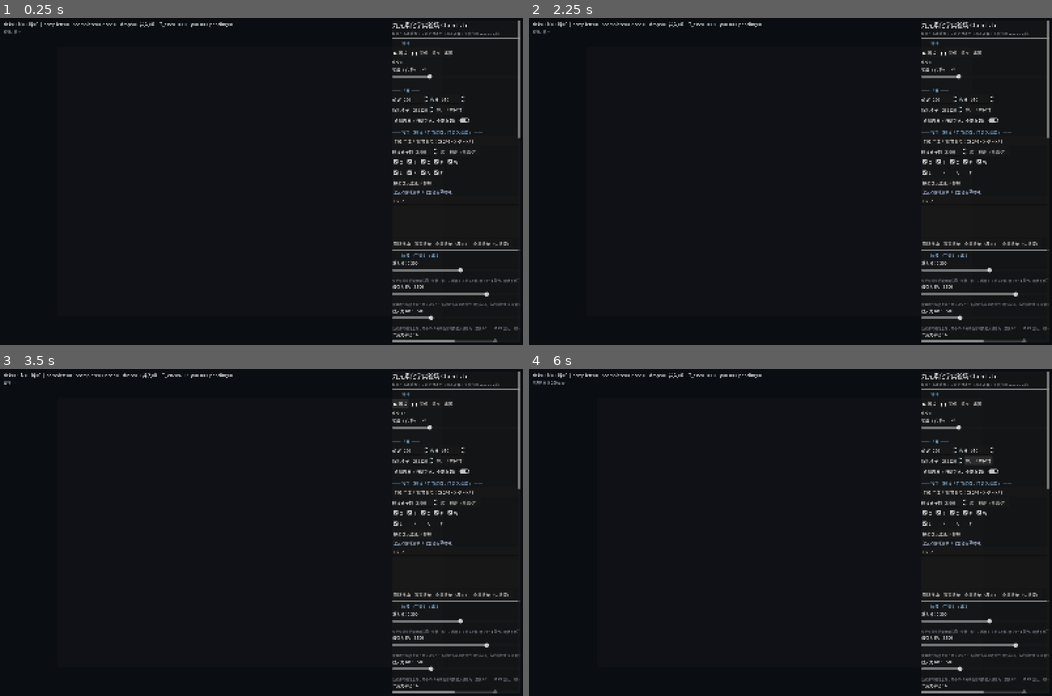
Above: before the commit, frames 1-4 (two rows, left to right).
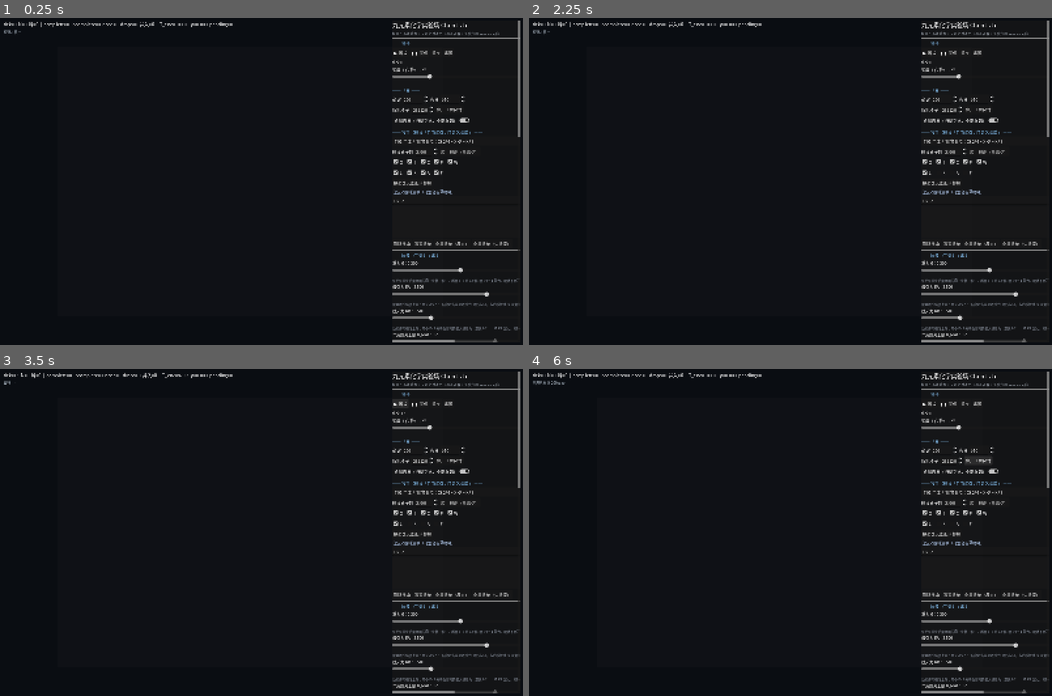
Above: after the commit, the same moments.

Repository: fpg9999/alchemy
Game: Godot game, scene res://main.tscn
Same seed, same stepped clock (60 frames per second), same inputs: the game is played once before the commit and once after it.
Inputs:
- Up to frame 1 (0.25 s): no input
- Up to frame 2 (2.25 s): click "K" at 0.5 s; click "A" at 1.25 s; click "F" at 2 s
- Up to frame 3 (3.5 s): click "▶ 播放" at 2.75 s
- Up to frame 4 (6 s): click "❚❚ 暂停" at 3.5 s; click "单步" at 4.25 s; click "重置" at 5 s; click "应用世界尺寸" at 5.75 s

The runs differ from the first frame. In frame 1, less than 0.1% of the frame differs, in the area x 76-100%, y 36-98%; in frame 2, less than 0.1%; in frame 3, less than 0.1%; in frame 4, less than 0.1%.

Commit message:
ChemLab: 线性作用半径（R_att=Q, R_rep=0.7Q, 上限 R_MAX）+ 空间哈希加速——400 分子 22.4ms/拍（原 30.9），零重力 11.5ms；文档/预览同步

Diff:
--- a/godot/chem_lab/scripts/main.gd
+++ b/godot/chem_lab/scripts/main.gd
@@ -47,6 +47,7 @@
 var _shot_mode := false
 var _selftest := false
 var _selftest_ticks := 0
+var _st_t0 := 0
 var _panel_node: PanelContainer
 var panel_scroll: ScrollContainer
 var panel: PanelContainer
@@ -239,8 +240,8 @@
 		"聚素吸引强度上限：两个 A=3 分子贴邻时的最大吸引力（默认 2.5，与内核短键 κ0 同量级）。")
 	_slider(v, "KR", "排斥力 KR", 0, 3.0, 0.05, sim.p["KR"], func(x): pass,
 		"动素排斥强度上限：两个 D=3 分子贴邻时的最大排斥力（默认 0.5）。KA:KR 越大，同种越容易聚。")
-	_slider(v, "force_r", "作用力半径", 1, 12, 1, sim.p["force_r"], func(x): pass,
-		"合力扫描半径的下限（格）；实际半径 = max(该值, 分子自身 ratt/rrep)。稀疏气体里半径太小会'谁都不理谁'，默认 6。")
+	_slider(v, "r_cap", "作用距离上限 R_MAX", 2, 24, 1, sim.p["r_cap"], func(x): sim.recompute_radii(),
+		"散素点数 Q → 吸引半径 = Q 格（至少 1）、排斥半径 ≈ 0.7Q，二者都封顶本值。默认 12：Q≥12 的分子作用到 12 格，普通小分子只有 1~4 格。改它会重算所有分子半径并重建空间哈希。")
 	_slider(v, "force_scale", "力→位移系数", 0, 4.0, 0.05, sim.p["force_scale"], func(x): pass,
 		"每拍位移累加 = |合力| × 该系数 × 物态迁移率。默认 1.0：|F|≈2 时约 1~2 格/拍，与重力（0.3~0.9 格/拍）同量级；调大更活跃，调小更黏滞。")
 	_slider(v, "lock_w", "粘附锁阈值", 0, 4.0, 0.05, sim.p["lock_w"], func(x): pass,
@@ -598,7 +599,8 @@
 			guard += 1
 			_do_tick(1)
 			acc -= 1.0
-	_refresh_image()
+	if not _selftest:
+		_refresh_image()
 	_update_hud()
 	_frames += 1
 	if _selftest and _frames == 20:
@@ -616,6 +618,11 @@
 			if arg.begins_with("--force-scale="):
 				sim.p["force_scale"] = float(arg.split("=")[1])
 				_status("自检：force_scale=%s" % str(sim.p["force_scale"]))
+			elif arg.begins_with("--r-cap="):
+				sim.p["r_cap"] = float(arg.split("=")[1])
+				sim.recompute_radii()
+				_status("自检：r_cap=%s（已重算半径与哈希）" % str(sim.p["r_cap"]))
+		_st_t0 = Time.get_ticks_msec()
 	if _selftest and _frames > 20 and _selftest_ticks < 240:
 		_do_tick(2)
 		_selftest_ticks += 2
@@ -653,6 +660,13 @@
 				str(sim.p["lock_r"]), str(sim.p.get("lock_rigid_fall", true))])
 			print("[selftest] hard_walls=%s oob_cells=%d max_row=%d H=%d (max_row 应 <= H-1)" % [
 				str(sim.p.get("hard_walls", true)), oob, maxrow, sim.H])
+			var ms := float(Time.get_ticks_msec() - _st_t0)
+			print("[selftest] phases: g=%.0f f=%.0f l=%.0f r=%.0f ms (total)" % [
+				float(sim.stats.get("ms_g", 0.0)), float(sim.stats.get("ms_f", 0.0)),
+				float(sim.stats.get("ms_l", 0.0)), float(sim.stats.get("ms_r", 0.0))])
+			print("[selftest] perf: %.1f ms / %d ticks = %.2f ms/tick (r_cap=%d force_scale=%.2f)" % [
+				ms, _selftest_ticks, ms / float(max(1, _selftest_ticks)),
+				int(sim.p["r_cap"]), float(sim.p["force_scale"])])
 			get_tree().quit()
 			return
 	if _shot_mode and _frames >= 20 and _frames < 60:
--- a/godot/chem_lab/scripts/sim.gd
+++ b/godot/chem_lab/scripts/sim.gd
@@ -23,12 +23,14 @@
 
 var client                      # KernelClient
 var info_cache := {}            # formula -> info dict
+var _hash := {}                 # 空间哈希：Vector2i(格x,格y) -> [mol id]
+var _hash_cell := 12            # 哈希格边长（= r_cap）
 
 # 参数（全部可调）
 var p := {
 	"gravity_G": 0.30,
 	"KA": 2.5, "KR": 0.5,
-	"force_r": 6,
+	"r_cap": 12,
 	"force_scale": 1.00,
 	"lock_w": 1.0, "lock_r": 2, "lock_rigid_fall": true,
 	"heat_w": {"C": -1.0, "L": 1.0, "F": 2.0},
@@ -44,10 +46,18 @@
 }
 
 # 统计
+var m_ax := PackedInt32Array()
+var m_ay := PackedInt32Array()
+var m_A := PackedFloat32Array()
+var m_D := PackedFloat32Array()
+var m_ra := PackedInt32Array()
+var m_rr := PackedInt32Array()
+var m_alive := PackedByteArray()
 var stats := {
 	"n": 0, "species": 0,
 	"complete": 0, "incomplete": 0, "none": 0, "drops": 0, "joins": 0,
 	"pairs": 0, "T_env": 0.0, "T_hot": 0.0,
+	"ms_g": 0.0, "ms_f": 0.0, "ms_l": 0.0, "ms_r": 0.0,
 }
 var species_count := {}
 var pending_res := 0
@@ -82,8 +92,12 @@
 		var d: Dictionary = r["data"]
 		d["A"] = float(d.get("A", 0.0))
 		d["D"] = float(d.get("D", 0.0))
-		d["ratt"] = int(d.get("ratt", 1))
-		d["rrep"] = int(d.get("rrep", 1))
+		var comp: Dictionary = d.get("comp", {})
+		var q: int = 3 * int(comp.get("K", 0)) + 2 * int(comp.get("A", 0)) + int(comp.get("F", 0))
+		d["Q"] = q
+		var rr := _radius_of_q(q)
+		d["ratt"] = rr[0]
+		d["rrep"] = rr[1]
 		d["k"] = int(d.get("k", 1))
 		d["heat"] = _heat_of(d.get("comp", {}), p["heat_w"])
 		d["c"] = int(d.get("c", max(1, int(d.get("natoms", 1)) - 1)))
@@ -97,6 +111,61 @@
 	return int(round(float(w.get("C", 0.0)) * int(comp.get("C", 0)) +
 			float(w.get("L", 0.0)) * int(comp.get("L", 0)) +
 			float(w.get("F", 0.0)) * int(comp.get("F", 0))))
+
+## 散素点数 Q -> (吸引半径, 排斥半径)：R_att = Q 格（至少 1），R_rep ≈ 0.7·Q，封顶 r_cap
+func _radius_of_q(q: int) -> Array:
+	var capr: int = maxi(1, int(p["r_cap"]))
+	return [clampi(q, 1, capr), clampi(int(round(0.7 * float(q))), 1, capr)]
+
+## 修改 r_cap 后调用：重算所有类型/分子的半径，并重建空间哈希
+func recompute_radii() -> void:
+	for f in info_cache.keys():
+		var d: Dictionary = info_cache[f]
+		var rr := _radius_of_q(int(d.get("Q", 0)))
+		d["ratt"] = rr[0]
+		d["rrep"] = rr[1]
+	for id in range(mols.size()):
+		var m = mols[id]
+		if m["dead"]:
+			continue
+		var d2: Dictionary = info_cache.get(m["f"], {})
+		if not d2.is_empty():
+			m["ratt"] = int(d2["ratt"])
+			m["rrep"] = int(d2["rrep"])
+			m["Q"] = int(d2.get("Q", 0))
+			m_ra[id] = int(d2["ratt"])
+			m_rr[id] = int(d2["rrep"])
+			m_A[id] = float(m["A"])
+			m_D[id] = float(m["D"])
+	rebuild_hash()
+
+## 空间哈希：按 r_cap 大小的格子分桶（每拍重建；桶内只存锚点，避免重复）
+func rebuild_hash() -> void:
+	_hash.clear()
+	_hash_cell = maxi(2, int(p["r_cap"]))
+	for id in range(mols.size()):
+		var m = mols[id]
+		if m["dead"]:
+			continue
+		var a: Vector2i = m["anchor"]
+		var key := Vector2i(floori(float(a.x) / _hash_cell), floori(float(a.y) / _hash_cell))
+		if _hash.has(key):
+			_hash[key].append(id)
+		else:
+			_hash[key] = [id]
+
+## 取 3x3 哈希桶内的候选分子（哈希格 = r_cap，故可覆盖任意 ≤ r_cap 的作用半径）
+func hash_candidates(id: int) -> Array:
+	var out: Array = []
+	var a: Vector2i = mols[id]["anchor"]
+	var kr := floori(float(a.x) / _hash_cell)
+	var kc := floori(float(a.y) / _hash_cell)
+	for dr in range(-1, 2):
+		for dc in range(-1, 2):
+			var key := Vector2i(kr + dr, kc + dc)
+			if _hash.has(key):
+				out.append_array(_hash[key])
+	return out
 
 ## 修改热值权重后调用：刷新类型缓存与所有分子的 heat（负热值允许）
 func recompute_heat() -> void:
@@ -192,7 +261,7 @@
 		"state": float(d["attrs"].get("state", 1.0)),
 		"temp": float(d["attrs"].get("temperature", 1.0)),
 		"A": float(d.get("A", 0.0)), "D": float(d.get("D", 0.0)),
-		"ratt": int(d.get("ratt", 1)), "rrep": int(d.get("rrep", 1)),
+		"ratt": int(d.get("ratt", 1)), "rrep": int(d.get("rrep", 1)), "Q": int(d.get("Q", 0)),
 		"heat": int(d.get("heat", 0)), "c": int(d.get("c", 1)),
 		"natoms": int(d.get("natoms", 1)),
 		"gacc": 0.0, "facc": 0.0, "dead": false, "locks": [],
@@ -202,6 +271,13 @@
 		m["cells"].append(c)
 		grid[_idx(c)] = next_id
 	mols.append(m)
+	m_ax.append(anchor.x)
+	m_ay.append(anchor.y)
+	m_A.append(float(m["A"]))
+	m_D.append(float(m["D"]))
+	m_ra.append(int(m["ratt"]))
+	m_rr.append(int(m["rrep"]))
+	m_alive.append(1)
 	next_id += 1
 	_count_species(f, 1)
 	stats["n"] = _alive_count()
@@ -227,6 +303,7 @@
 	if m["dead"]:
 		return
 	m["dead"] = true
+	m_alive[id] = 0
 	for c in m["cells"]:
 		grid[_idx(c)] = -1
 	_count_species(m["f"], -1)
@@ -298,29 +375,33 @@
 	return 0.0
 
 func force_on(id: int) -> Vector2:
-	var m = mols[id]
-	var a: Vector2i = m["anchor"]
-	var f := Vector2.ZERO
+	var ax := m_ax[id]
+	var ay := m_ay[id]
+	var A := m_A[id]
+	var ra: int = maxi(1, m_ra[id])
 	var KA := float(p["KA"])
 	var KR := float(p["KR"])
-	var fr := int(p["force_r"])
-	for oid in neighbors_of(id, fr):
-		var o = mols[oid]
-		var b: Vector2i = o["anchor"]
-		var d: int = _cheb(a, b)
-		# 作用半径：取「力半径」与分子自身半径（散素点数换算）的较大者，
-		# 这样稀疏气体里的远邻也能互相作用，而强度仍由 A / D 决定。
-		var ratt: int = maxi(fr, int(m["ratt"]))
-		var rrep: int = maxi(fr, int(o["rrep"]))
-		var att := KA * float(m["A"]) * decay(d, ratt)
-		var rep := KR * float(o["D"]) * decay(d, rrep)
-		var w := att - rep
+	var f := Vector2.ZERO
+	for oid in hash_candidates(id):
+		if oid == id or m_alive[oid] == 0:
+			continue
+		var dx: int = m_ax[oid] - ax
+		var dy: int = m_ay[oid] - ay
+		var d: int = maxi(absi(dx), absi(dy))
+		if d <= 0:
+			continue
+		var rr: int = maxi(1, m_rr[oid])
+		if d > maxi(ra, rr):
+			continue
+		var w: float = KA * A * decay(d, ra) - KR * m_D[oid] * decay(d, rr)
 		if abs(w) < 0.001:
 			continue
-		var dir := Vector2(b.x - a.x, b.y - a.y)
-		if dir.length_squared() < 0.0001:
-			dir = Vector2(0.1, 0.1)
-		f += dir.normalized() * w
+		var len2: float = float(dx * dx + dy * dy)
+		if len2 < 0.0001:
+			f += Vector2(0.1, 0.1) * w
+		else:
+			var inv: float = 1.0 / sqrt(len2)
+			f += Vector2(dx * inv, dy * inv) * w
 	return f
 
 func mobility(m) -> float:
@@ -381,6 +462,8 @@
 			nc.append(t)
 			grid[_idx(t)] = int(id)
 		m["cells"] = nc
+		m_ax[int(id)] = m["anchor"].x
+		m_ay[int(id)] = m["anchor"].y
 	stats["moves"] = int(stats.get("moves", 0)) + ids.size()
 	return true
 
@@ -429,6 +512,8 @@
 		ncells.append(c)
 	m["anchor"] = na
 	m["cells"] = ncells
+	m_ax[id] = na.x
+	m_ay[id] = na.y
 	stats["moves"] = int(stats.get("moves", 0)) + 1
 	return true
 
@@ -459,6 +544,7 @@
 
 func step() -> void:
 	tick += 1
+	var _t0 := Time.get_ticks_usec()
 	stats["T_env"] = schedule_T(float(tick))
 	# 1) 重力：整格下移（锁团作为刚体整体下落，避免被锁在悬空处）
 	var G := float(p["gravity_G"])
@@ -473,7 +559,7 @@
 		while float(mols[id]["gacc"]) >= 1.0 and guard < 4:
 			guard += 1
 			var ok := false
-			if bool(p.get("lock_rigid_fall", true)):
+			if bool(p.get("lock_rigid_fall", true)) and not mols[id]["locks"].is_empty():
 				var comp := lock_component(id)
 				if comp.size() > 1:
 					ok = try_move_group(comp, Vector2i(1, 0))
@@ -493,6 +579,9 @@
 					mols[id]["gacc"] = float(mols[id]["gacc"]) - 1.0
 			if not ok:
 				break
+	rebuild_hash()
+	stats["ms_g"] = float(stats.get("ms_g", 0.0)) + float(Time.get_ticks_usec() - _t0) / 1000.0
+	var _t1 := Time.get_ticks_usec()
 	# 2) 三素力驱动
 	_order.clear()
 	for id in range(mols.size()):
@@ -515,19 +604,25 @@
 				bestdot = dot
 				best = d
 		# 力→位移：按 |F|·force_scale·迁移率 累积位移，和重力同量级（可调 force_scale）
-		m["facc"] = min(3.0, float(m["facc"]) + mag * float(p["force_scale"]) * mobility(m))
+		var facc: float = min(3.0, float(m["facc"]) + mag * float(p["force_scale"]) * mobility(m))
 		var fguard: int = 0
-		while float(m["facc"]) >= 1.0 and fguard < 4:
+		while facc >= 1.0 and fguard < 4:
 			fguard += 1
 			if try_move(id, best):
-				m["facc"] = float(m["facc"]) - 1.0
+				facc -= 1.0
 			else:
-				m["facc"] = min(float(m["facc"]), 0.99)
+				facc = min(facc, 0.99)
 				break
+		m["facc"] = facc
+	stats["ms_f"] = float(stats.get("ms_f", 0.0)) + float(Time.get_ticks_usec() - _t1) / 1000.0
+	var _t2 := Time.get_ticks_usec()
 	# 3) 粘附锁
 	rebuild_locks()
+	stats["ms_l"] = float(stats.get("ms_l", 0.0)) + float(Time.get_ticks_usec() - _t2) / 1000.0
+	var _t3 := Time.get_ticks_usec()
 	# 4) 反应：相邻对 + 局部温度门控 + 异步 resolve
 	_react_phase()
+	stats["ms_r"] = float(stats.get("ms_r", 0.0)) + float(Time.get_ticks_usec() - _t3) / 1000.0
 
 func _react_phase() -> void:
 	# 背压：内核回复跟不上时先不发起新反应，避免请求雪崩
Binary file changed: godot/chem_lab/preview.png
Not shown, changed: godot/chem_lab/docs/CHEMLAB_PARAMS.md
